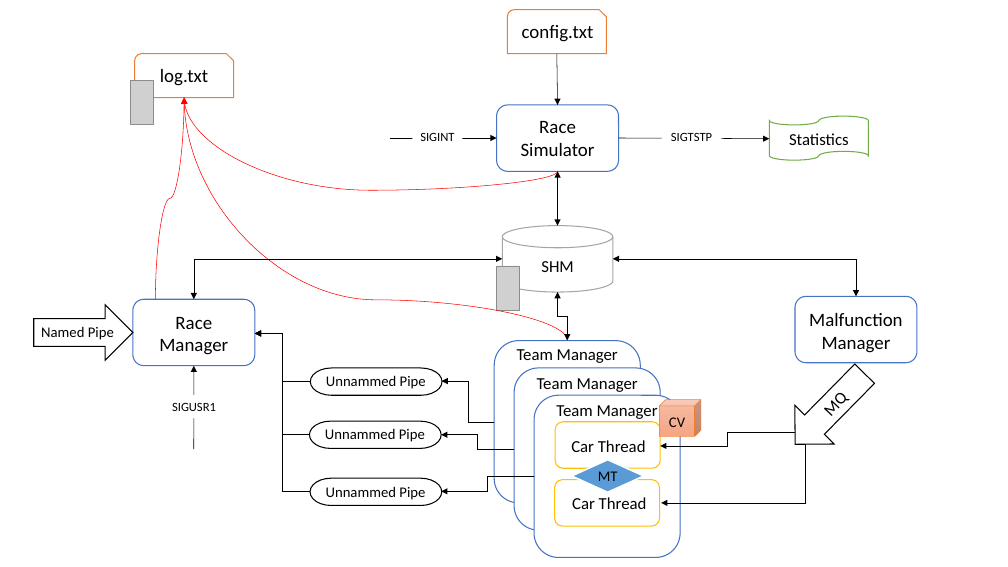
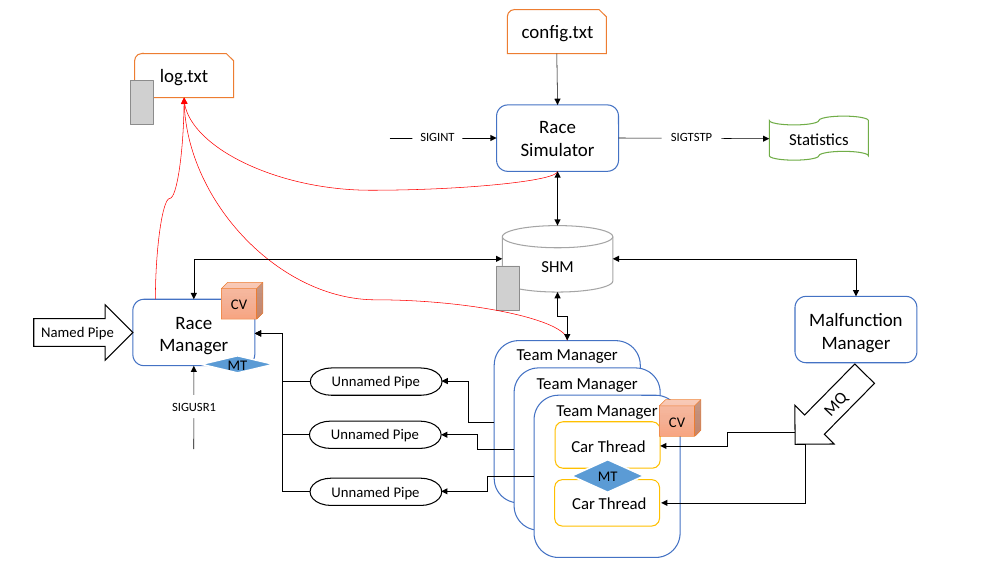
Before and after one commit to joao-carnide/Projeto-SO, a slide deck: slide 1 of diagrama/diagrama_edit.pptx. Drawn at 1008x567 pixels with LibreOffice and Linux fonts; fonts in the diff are those of the drawing; grey boxes stand for pictures. Boxes give left, top, right and bottom in pixels: in the first picture for what was removed or moved away, otherwise in the second. Text is boxed around its words. In the diff, an @@ line names an element or a change of style, - is before the commit and + after.

```diff
--- a/diagrama/diagrama_edit.pptx
+++ b/diagrama/diagrama_edit.pptx
@@ cube added at (222,283,263,320), fill gradient #F7BDA5 to #F5B196 to #F8A582, outline #ED7D31 0.5 pt, 14 pt, text #000000 @@
+CV
@@ diamond added at (201,356,274,374), fill #5B9BD5, outline #FFFFFF 1.5 pt, 14 pt, text #000000 @@
+MT
@@ text at (332,375,420,389): text changed @@
-Unnammed Pipe
+Unnamed Pipe
@@ text at (331,428,419,442): text changed @@
-Unnammed Pipe
+Unnamed Pipe
@@ text at (331,486,420,500): text changed @@
-Unnammed Pipe
+Unnamed Pipe
```
Also in this commit, not shown: 4 other files.
